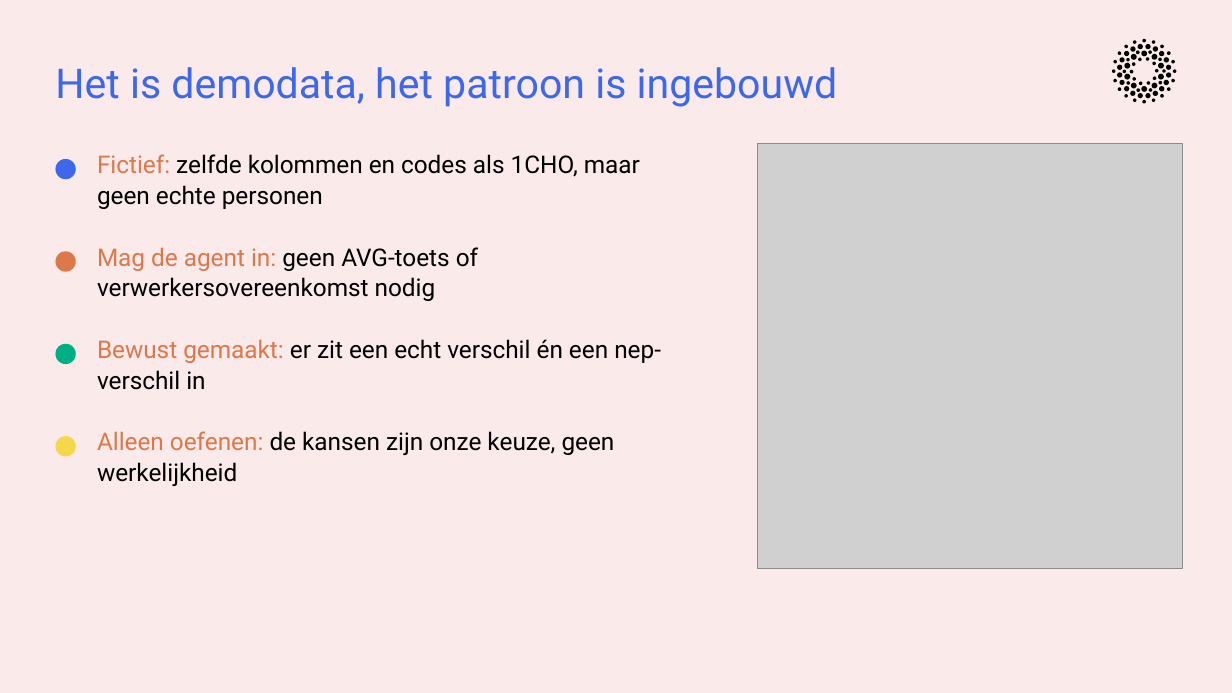
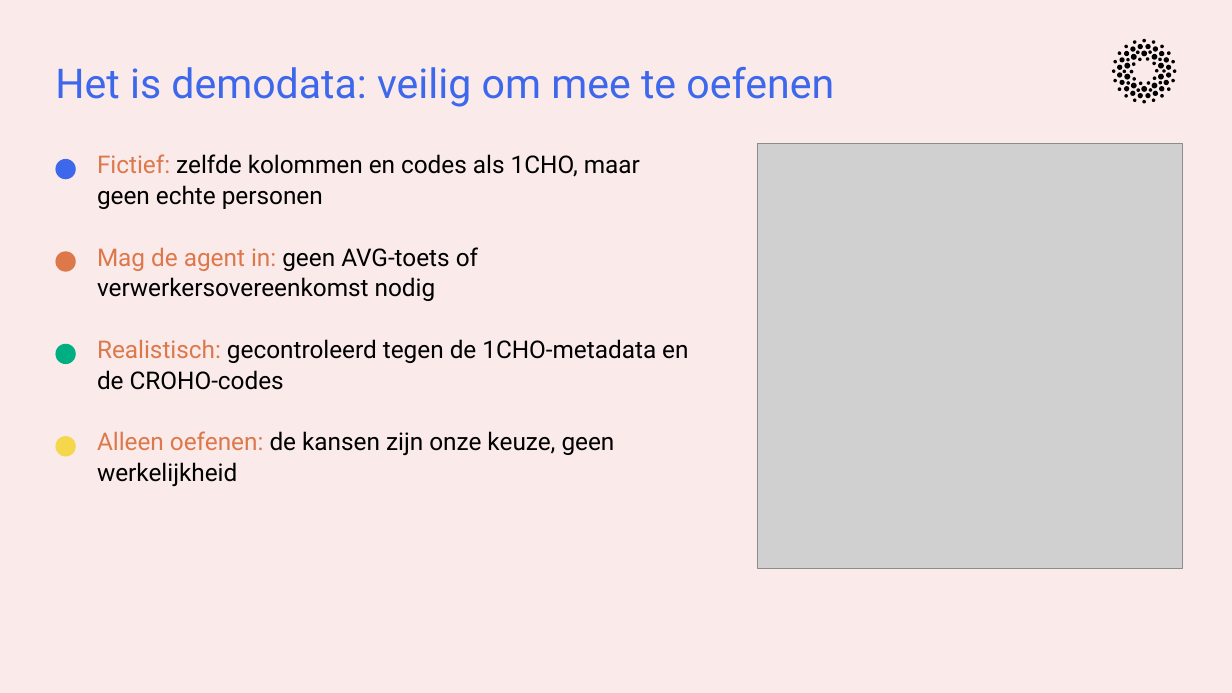
Before and after one commit to cedanl/clidev-presentaties, a slide deck: slide 9 of exports/261005_workshop_rad_uitvoering.pptx (slide 5 before the commit). Drawn at 1232x693 pixels with LibreOffice and Linux fonts; fonts in the diff are those of the drawing; grey boxes stand for pictures. Boxes give left, top, right and bottom in pixels: in the first picture for what was removed or moved away, otherwise in the second. Text is boxed around its words. In the diff, an @@ line names an element or a change of style, - is before the commit and + after.

```diff
--- a/exports/261005_workshop_rad_uitvoering.pptx
+++ b/exports/261005_workshop_rad_uitvoering.pptx
@@ text at [55,67,834,107]: text changed @@
-Het is demodata, het patroon is ingebouwd
+Het is demodata: veilig om mee te oefenen
@@ text at [97,339,688,390]: text changed @@
-Bewust gemaakt: er zit een echt verschil én een nep-verschil in
+Realistisch: gecontroleerd tegen de 1CHO-metadata en de CROHO-codes
```
Also in this commit, not shown: 12 other slides changed, 10 slides added, 2 slides removed, 1 other file.
